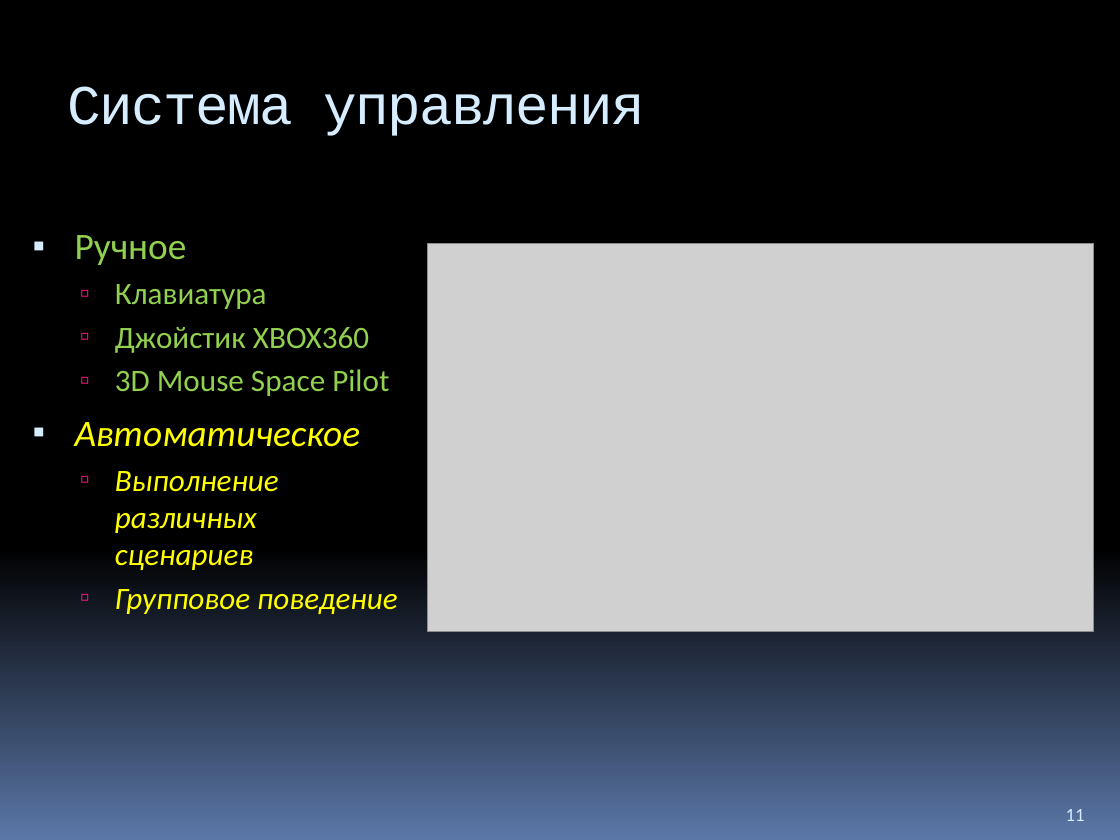
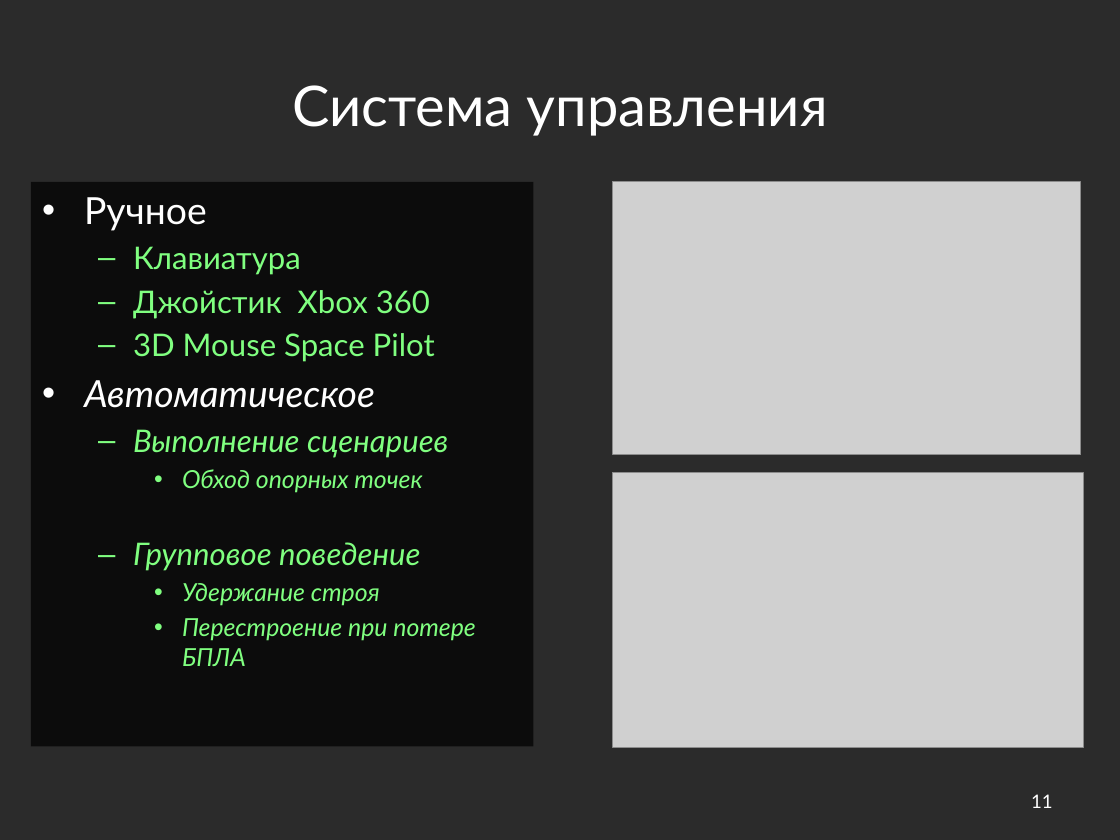
Before and after one commit to yaceq/quadro-xds, a slide deck: slide 11 of Docs/Medias2012.pptx. Drawn at 1120x840 pixels with LibreOffice and Linux fonts; fonts in the diff are those of the drawing; grey boxes stand for pictures; background and template pictures are left out; a plain dark background stands for a picture behind light text. Boxes give left, top, right and bottom in pixels: in the first picture for what was removed or moved away, otherwise in the second. Text is boxed around its words. In the diff, an @@ line names an element or a change of style, - is before the commit and + after.

```diff
--- a/Docs/Medias2012.pptx
+++ b/Docs/Medias2012.pptx
@@ background gradient #000000 to #5B77A8 to picture (left out) @@
@@ title "Система управления": place and size @@
-title "Система управления" at (67,86,645,136)
+title "Система управления" at (292,85,828,136)
@@ title "Система управления" at (292,85,828,136): font Courier New to Lato, text colour #D6ECFF to #FFFFFF, letter spacing -1 to 0 pt; alignment left to centre; vertical alignment top to middle @@
@@ text "Ручное": place and size @@
-text "Ручное" at (75,235,397,614)
+text "Ручное" at (31,181,534,746)
@@ text "Ручное" at (31,181,534,746): fill none to #000000 at 70% opacity @@
@@ text at (84,197,435,571): font Calibri to Lato in "Ручное", "Клавиатура", "3D Mouse Space Pilot", "Автоматическое" and 1 more places; text colour #92D050 to #FFFFFF in "Ручное"; text colour #92D050 to #80FF80 in "Клавиатура", "3D Mouse Space Pilot"; text colour #FFFF00 to #FFFFFF in "Автоматическое"; text colour #FFFF00 to #80FF80 in "Групповое поведение"; bullet ▪ to •; less space between paragraphs; bullet ▫ to – @@
@@ picture: place and size @@
-picture at (428,244,1094,632)
+picture at (613,181,1081,454)
@@ text at (133,290,430,318): text changed; font Calibri to Lato; text colour #92D050 to #80FF80 @@
-  ▫ Джойстик XBOX360
+  – Джойстик Xbox 360
@@ text at (133,429,448,493): text changed; font Calibri to Lato; text colour #FFFF00 to #80FF80 @@
-  ▫ Выполнение различных сценариев
+  – Выполнение сценариев
+    • Обход опорных точек
@@ picture added at (613,473,1083,748) @@
@@ text at (182,583,476,666): paragraphs added @@
+    • Удержание строя
+    • Перестроение при потере БПЛА
@@ page number: place and size @@
-page number at (1066,809,1085,821)
+page number at (1031,794,1053,808)
@@ page number at (1031,794,1053,808): font Calibri to Lato, text colour #D6ECFF to #FFFFFF; alignment left to right; vertical alignment bottom to middle @@
```
Also in this commit, not shown: 11 other slides changed, 1 slide added, 1 slide removed, 1 other file.
